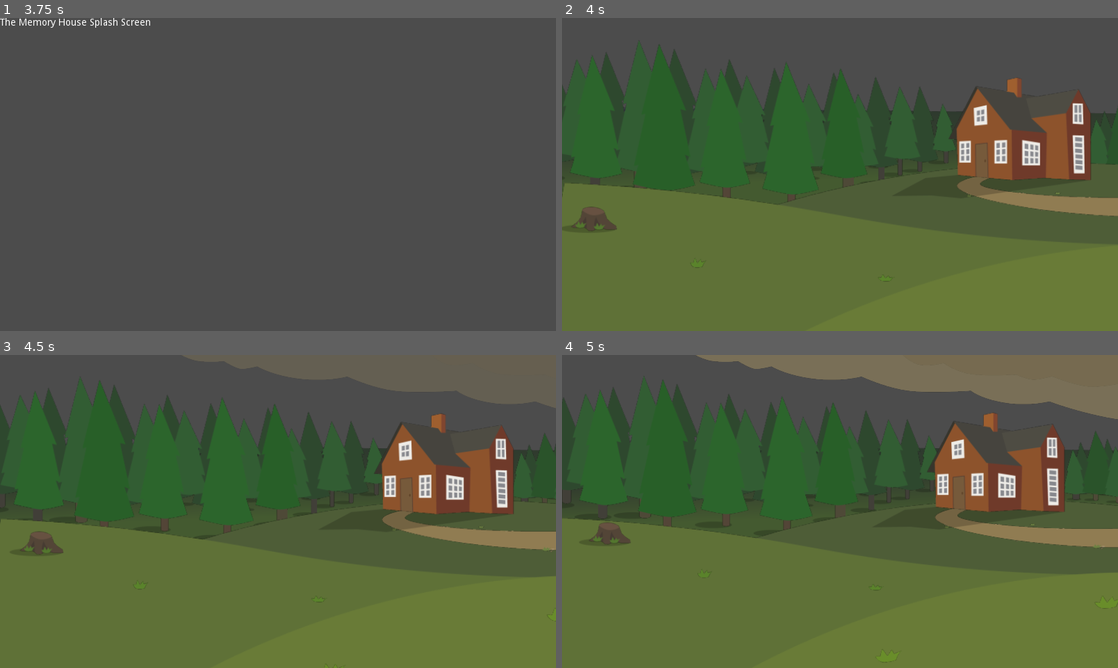
Above: before the commit, frames 1-4 (two rows, left to right).
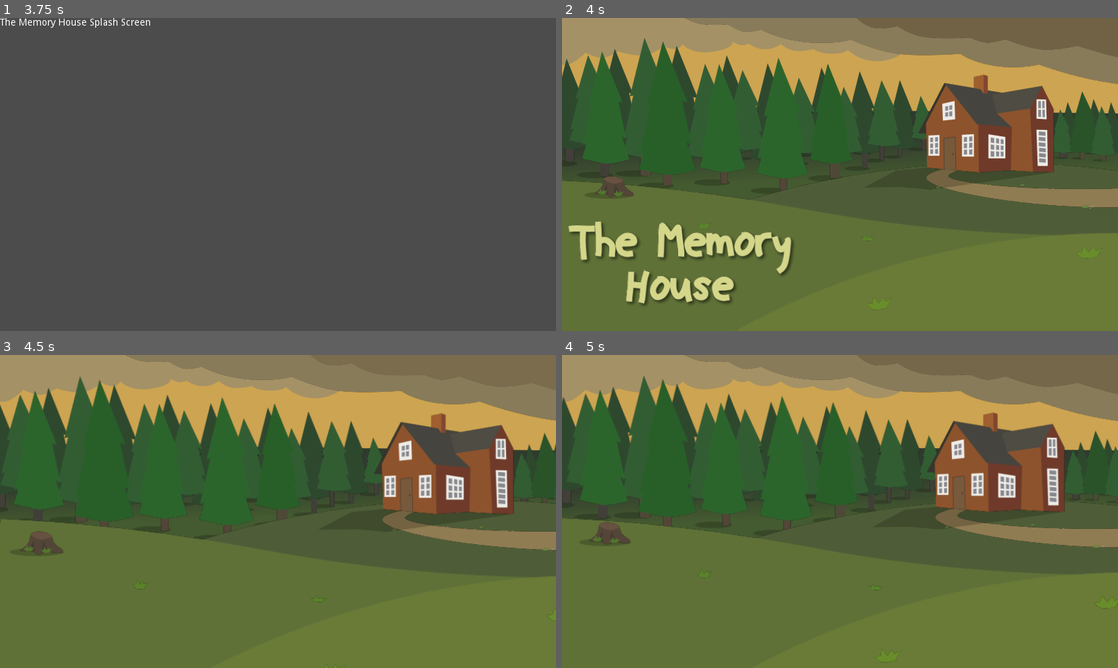
Above: after the commit, the same moments.

Repository: alannakelly/the-memory-house
Game: Godot game, scene res://splash/Splash.tscn
Two runs of this game, one before a commit and one after it. Both use one fixed random seed, a clock stepped at 60 frames per second and the inputs below.
Inputs:
- Up to frame 1 (3.75 s): tap Enter at 0.5, 2, 3.5 s; hold Right (ui_right) 0.53-1.28 s; tap Space at 1.25, 2.75 s; hold Down (ui_down) 1.28-2.03 s; hold Right (ui_right) 2.03-2.78 s; hold Up (ui_up) 2.78-3.53 s; hold Left (ui_left) from 3.53 s (still down)
- Up to frame 2 (4 s): keep holding Left (ui_left)
- Up to frame 3 (4.5 s): keep holding Left (ui_left)
- Up to frame 4 (5 s): keep holding Left (ui_left)

Frame 1 is identical in both runs. In frame 2, 38% of the frame differs, in the area x 0-100%, y 0-92%; in frame 3, 19%; in frame 4, 14%.

Commit message:
title screen animation: fixed sky asset
resolves #21

Diff:
--- a/title/Title.tscn
+++ b/title/Title.tscn
@@ -111,10 +111,10 @@
 tracks/0/imported = false
 tracks/0/enabled = true
 tracks/0/keys = {
-"times": PoolRealArray( 0, 1.5 ),
-"transitions": PoolRealArray( 0.4, 1 ),
-"update": 0,
-"values": [ Vector2( 230, 0 ), Vector2( 0, 0 ) ]
+"times": PoolRealArray( 0, 0.8 ),
+"transitions": PoolRealArray( 0.4, 1 ),
+"update": 0,
+"values": [ Vector2( 44, 0 ), Vector2( 0, 0 ) ]
 }
 tracks/1/type = "value"
 tracks/1/path = NodePath("../CloudFront:position")
@@ -123,17 +123,17 @@
 tracks/1/imported = false
 tracks/1/enabled = true
 tracks/1/keys = {
-"times": PoolRealArray( 0.3, 2.3 ),
+"times": PoolRealArray( 0, 1.2 ),
 "transitions": PoolRealArray( 0.3, 1 ),
 "update": 0,
-"values": [ Vector2( 280, 0 ), Vector2( 0, 0 ) ]
+"values": [ Vector2( 140, 0 ), Vector2( 0, 0 ) ]
 }
 tracks/2/type = "value"
 tracks/2/path = NodePath(".:modulate")
 tracks/2/interp = 1
 tracks/2/loop_wrap = true
 tracks/2/imported = false
-tracks/2/enabled = true
+tracks/2/enabled = false
 tracks/2/keys = {
 "times": PoolRealArray( 0, 1.5 ),
 "transitions": PoolRealArray( 0.8, 1 ),
@@ -147,10 +147,10 @@
 tracks/3/imported = false
 tracks/3/enabled = true
 tracks/3/keys = {
-"times": PoolRealArray( 0.3, 2.7 ),
+"times": PoolRealArray( 0, 1.7 ),
 "transitions": PoolRealArray( 0.7, 1 ),
 "update": 0,
-"values": [ Color( 1, 1, 1, 0 ), Color( 1, 1, 1, 1 ) ]
+"values": [ Color( 1, 1, 1, 0.380392 ), Color( 1, 1, 1, 1 ) ]
 }
 tracks/4/type = "value"
 tracks/4/path = NodePath("../Trees:position")
@@ -306,8 +306,6 @@
 anims/intro = SubResource( 2 )
 
 [node name="Sky" type="Sprite" parent="."]
-modulate = Color( 1, 1, 1, 0 )
-position = Vector2( 230, 0 )
 texture = ExtResource( 2 )
 centered = false
 
@@ -316,8 +314,6 @@
 centered = false
 
 [node name="Trees" type="Node2D" parent="."]
-position = Vector2( -20, 0 )
-scale = Vector2( 1.1, 1.1 )
 
 [node name="TreeShadows" type="Sprite" parent="Trees"]
 texture = ExtResource( 13 )
@@ -329,25 +325,19 @@
 
 [node name="Background-1" type="Sprite" parent="."]
 position = Vector2( -40, 208 )
-scale = Vector2( 1.2, 1.2 )
+scale = Vector2( 1.06, 1.06 )
 texture = ExtResource( 14 )
 centered = false
 
 [node name="CloudNext-1" type="Sprite" parent="."]
-modulate = Color( 1, 1, 1, 0 )
-position = Vector2( 230, 0 )
 texture = ExtResource( 6 )
 centered = false
 
 [node name="CloudFront" type="Sprite" parent="."]
-modulate = Color( 1, 1, 1, 0 )
-position = Vector2( 280, 0 )
 texture = ExtResource( 10 )
 centered = false
 
 [node name="House" type="Node2D" parent="."]
-position = Vector2( 18, 0 )
-scale = Vector2( 1.05, 1.05 )
 
 [node name="Path" type="Sprite" parent="House"]
 texture = ExtResource( 12 )
@@ -362,15 +352,13 @@
 centered = false
 
 [node name="Grass-and-Stump" type="Sprite" parent="."]
-position = Vector2( -40, 10 )
-scale = Vector2( 1.15, 1.15 )
 texture = ExtResource( 9 )
 centered = false
 
 [node name="Title" type="Sprite" parent="."]
-modulate = Color( 1, 1, 1, 0 )
-position = Vector2( -20, -30 )
-scale = Vector2( 1.15, 1.15 )
+modulate = Color( 1, 1, 1, 0.7347 )
+position = Vector2( -2.78272, -4.17408 )
+scale = Vector2( 1.01056, 1.01056 )
 texture = ExtResource( 3 )
 centered = false
 
